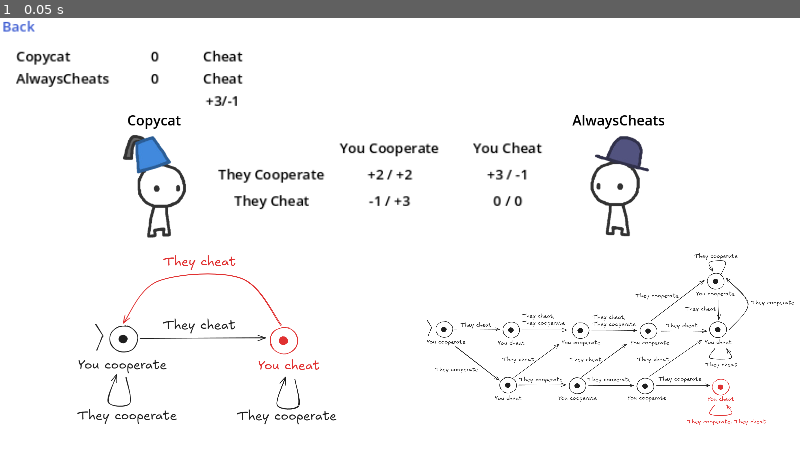
Above: before the commit, frame 1.
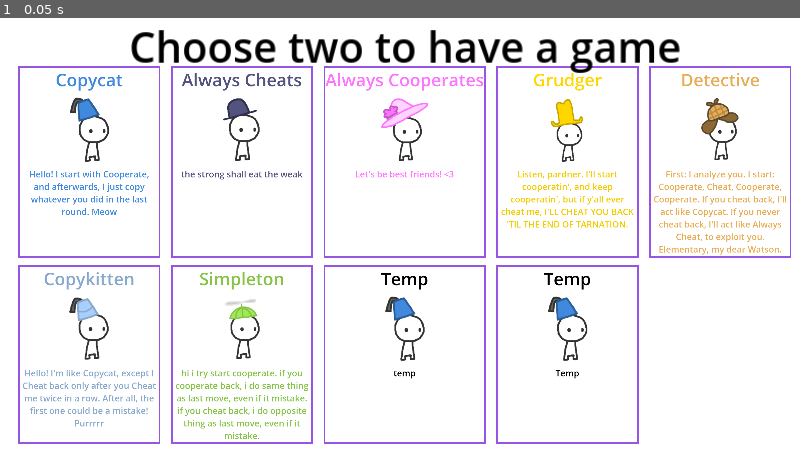
Above: after the commit, the same moment.

Repository: Requiem53/DFA-With-Game-Theory
Game: Godot game, scene res://Scenes/Screens/PickWhoToPlayWith.tscn
Same seed, same stepped clock (60 frames per second), same inputs: the game is played once before the commit and once after it. Before the commit the project starts from res://Scenes/Screens/1v1Screen.tscn.
Inputs:
- Up to frame 1 (0.05 s): no input

The runs differ from the first frame. In frame 1, 15% of the frame differs, in the area x 0-100%, y 0-99%.

Commit message:
committing before restart

Diff:
--- a/Scenes/Screens/1v1Screen.tscn
+++ b/Scenes/Screens/1v1Screen.tscn
@@ -5,7 +5,7 @@
 [ext_resource type="Texture2D" uid="uid://bdsa687fdsudc" path="res://Assets/Characters/Simpleton_CHCH.png" id="2_vhmvq"]
 [ext_resource type="Texture2D" uid="uid://dg2yw3p5fhn8j" path="res://Assets/Characters/Detective_CH7-CP7CH7.png" id="3_86be2"]
 
-[node name="1v1Screen" type="Node2D" node_paths=PackedStringArray("player1LeaderboardLabel", "player2LeaderboardLabel", "player1ScoreLabel", "player2ScoreLabel", "player1GameName", "player2GameName", "player1Sprite", "player2Sprite", "player1DFA", "player2DFA")]
+[node name="1v1Screen" type="Node2D" node_paths=PackedStringArray("player1LeaderboardLabel", "player2LeaderboardLabel", "player1ScoreLabel", "player2ScoreLabel", "player1GameName", "player2GameName", "player1Sprite", "player2Sprite")]
 script = ExtResource("1_23svv")
 player1Name = "Copycat"
 player2Name = "AlwaysCheats"
@@ -17,8 +17,6 @@
 player2GameName = NodePath("MiddleScreen/VBoxContainer2/Player2Name")
 player1Sprite = NodePath("MiddleScreen/VBoxContainer/Player1Sprite")
 player2Sprite = NodePath("MiddleScreen/VBoxContainer2/Player2Sprite")
-player1DFA = NodePath("")
-player2DFA = NodePath("")
 
 [node name="Header" type="Node2D" parent="."]
 position = Vector2(23, 28)
--- a/Scenes/Screens/PickWhoToPlayWith.tscn
+++ b/Scenes/Screens/PickWhoToPlayWith.tscn
@@ -1,14 +1,15 @@
-[gd_scene load_steps=10 format=3 uid="uid://4dxdjsmqos28"]
+[gd_scene load_steps=11 format=3 uid="uid://4dxdjsmqos28"]
 
 [ext_resource type="Script" path="res://Scripts/TransitionTo1v1.gd" id="1_8njxw"]
 [ext_resource type="Texture2D" uid="uid://d0sx5h7kiphqa" path="res://Assets/Characters/Copycat.png" id="2_7ev3u"]
+[ext_resource type="StyleBox" uid="uid://m14twcfttmev" path="res://Scenes/Screens/SelectedBorder.tres" id="2_ihrds"]
 [ext_resource type="Texture2D" uid="uid://cjokkvowvfpol" path="res://Assets/Characters/AlwaysCheats.png" id="3_31wtj"]
+[ext_resource type="Script" path="res://Scripts/PanelStyleTest.gd" id="3_uenrv"]
 [ext_resource type="Texture2D" uid="uid://d3mxciul6ul2b" path="res://Assets/Characters/AlwaysCooperates.png" id="4_jn5b5"]
 [ext_resource type="Texture2D" uid="uid://bh2ho5e413i3y" path="res://Assets/Characters/Grudger.png" id="5_0emss"]
 [ext_resource type="Texture2D" uid="uid://bmjaxg814s3cu" path="res://Assets/Characters/Detective.png" id="6_uegpk"]
 [ext_resource type="Texture2D" uid="uid://dl6m67k7ju4sp" path="res://Assets/Characters/Copykitten.png" id="7_milus"]
 [ext_resource type="Texture2D" uid="uid://ce4jl46foyu66" path="res://Assets/Characters/Simpleton.png" id="8_grxef"]
-[ext_resource type="Texture2D" uid="uid://ih16w35l0w7x" path="res://Assets/Characters/Random.png" id="9_wp2j1"]
 
 [node name="PickWhoToPlayWith" type="Node2D"]
 
@@ -18,6 +19,7 @@
 offset_left = 50.0
 offset_right = 90.0
 offset_bottom = 40.0
+mouse_filter = 2
 
 [node name="GridContainer" type="GridContainer" parent="Control"]
 layout_mode = 1
@@ -30,17 +32,25 @@
 offset_bottom = 2200.0
 grow_vertical = 2
 scale = Vector2(0.25, 0.25)
-theme_override_constants/h_separation = 80
+mouse_filter = 2
+theme_override_constants/h_separation = 60
 theme_override_constants/v_separation = 40
 columns = 5
 script = ExtResource("1_8njxw")
 
-[node name="Copycat" type="VBoxContainer" parent="Control/GridContainer"]
-layout_mode = 2
-mouse_filter = 0
-theme_override_constants/separation = 20
-
-[node name="Title" type="Label" parent="Control/GridContainer/Copycat"]
+[node name="PanelContainer" type="PanelContainer" parent="Control/GridContainer"]
+layout_mode = 2
+mouse_filter = 2
+mouse_default_cursor_shape = 4
+theme_override_styles/panel = ExtResource("2_ihrds")
+script = ExtResource("3_uenrv")
+
+[node name="Copycat" type="VBoxContainer" parent="Control/GridContainer/PanelContainer"]
+layout_mode = 2
+mouse_default_cursor_shape = 1
+theme_override_constants/separation = 20
+
+[node name="Title" type="Label" parent="Control/GridContainer/PanelContainer/Copycat"]
 layout_mode = 2
 size_flags_horizontal = 4
 theme_override_colors/font_color = Color(0.25098, 0.537255, 0.866667, 1)
@@ -48,12 +58,12 @@
 text = "Copycat
 "
 
-[node name="Picture" type="TextureRect" parent="Control/GridContainer/Copycat"]
+[node name="Picture" type="TextureRect" parent="Control/GridContainer/PanelContainer/Copycat"]
 layout_mode = 2
 texture = ExtResource("2_7ev3u")
 stretch_mode = 3
 
-[node name="Description" type="Label" parent="Control/GridContainer/Copycat"]
+[node name="Description" type="Label" parent="Control/GridContainer/PanelContainer/Copycat"]
 custom_minimum_size = Vector2(800, 200)
 layout_mode = 2
 size_flags_horizontal = 4
@@ -65,24 +75,28 @@
 autowrap_mode = 3
 metadata/_edit_group_ = true
 
-[node name="AlwaysCheat" type="VBoxContainer" parent="Control/GridContainer"]
-layout_mode = 2
-mouse_filter = 0
-theme_override_constants/separation = 20
-
-[node name="Title" type="Label" parent="Control/GridContainer/AlwaysCheat"]
+[node name="PanelContainer2" type="PanelContainer" parent="Control/GridContainer"]
+layout_mode = 2
+mouse_filter = 2
+theme_override_styles/panel = ExtResource("2_ihrds")
+
+[node name="AlwaysCheat" type="VBoxContainer" parent="Control/GridContainer/PanelContainer2"]
+layout_mode = 2
+theme_override_constants/separation = 20
+
+[node name="Title" type="Label" parent="Control/GridContainer/PanelContainer2/AlwaysCheat"]
 layout_mode = 2
 size_flags_horizontal = 4
 theme_override_colors/font_color = Color(0.321569, 0.32549, 0.498039, 1)
 theme_override_font_sizes/font_size = 100
 text = "Always Cheats"
 
-[node name="Picture" type="TextureRect" parent="Control/GridContainer/AlwaysCheat"]
+[node name="Picture" type="TextureRect" parent="Control/GridContainer/PanelContainer2/AlwaysCheat"]
 layout_mode = 2
 texture = ExtResource("3_31wtj")
 stretch_mode = 3
 
-[node name="Description" type="Label" parent="Control/GridContainer/AlwaysCheat"]
+[node name="Description" type="Label" parent="Control/GridContainer/PanelContainer2/AlwaysCheat"]
 custom_minimum_size = Vector2(800, 200)
 layout_mode = 2
 size_flags_horizontal = 4
@@ -95,24 +109,28 @@
 autowrap_mode = 3
 metadata/_edit_group_ = true
 
-[node name="AlwaysCooperate" type="VBoxContainer" parent="Control/GridContainer"]
-layout_mode = 2
-mouse_filter = 0
-theme_override_constants/separation = 20
-
-[node name="Title" type="Label" parent="Control/GridContainer/AlwaysCooperate"]
+[node name="PanelContainer3" type="PanelContainer" parent="Control/GridContainer"]
+layout_mode = 2
+mouse_filter = 2
+theme_override_styles/panel = ExtResource("2_ihrds")
+
+[node name="AlwaysCooperate" type="VBoxContainer" parent="Control/GridContainer/PanelContainer3"]
+layout_mode = 2
+theme_override_constants/separation = 20
+
+[node name="Title" type="Label" parent="Control/GridContainer/PanelContainer3/AlwaysCooperate"]
 layout_mode = 2
 size_flags_horizontal = 4
 theme_override_colors/font_color = Color(1, 0.458824, 1, 1)
 theme_override_font_sizes/font_size = 100
 text = "Always Cooperates"
 
-[node name="Picture" type="TextureRect" parent="Control/GridContainer/AlwaysCooperate"]
+[node name="Picture" type="TextureRect" parent="Control/GridContainer/PanelContainer3/AlwaysCooperate"]
 layout_mode = 2
 texture = ExtResource("4_jn5b5")
 stretch_mode = 3
 
-[node name="Description" type="Label" parent="Control/GridContainer/AlwaysCooperate"]
+[node name="Description" type="Label" parent="Control/GridContainer/PanelContainer3/AlwaysCooperate"]
 custom_minimum_size = Vector2(800, 200)
 layout_mode = 2
 size_flags_horizontal = 4
@@ -123,24 +141,28 @@
 autowrap_mode = 3
 metadata/_edit_group_ = true
 
-[node name="Grudger" type="VBoxContainer" parent="Control/GridContainer"]
-layout_mode = 2
-mouse_filter = 0
-theme_override_constants/separation = 20
-
-[node name="Title" type="Label" parent="Control/GridContainer/Grudger"]
+[node name="PanelContainer4" type="PanelContainer" parent="Control/GridContainer"]
+layout_mode = 2
+mouse_filter = 2
+theme_override_styles/panel = ExtResource("2_ihrds")
+
+[node name="Grudger" type="VBoxContainer" parent="Control/GridContainer/PanelContainer4"]
+layout_mode = 2
+theme_override_constants/separation = 20
+
+[node name="Title" type="Label" parent="Control/GridContainer/PanelContainer4/Grudger"]
 layout_mode = 2
 size_flags_horizontal = 4
 theme_override_colors/font_color = Color(1, 0.839216, 0, 1)
 theme_override_font_sizes/font_size = 100
 text = "Grudger"
 
-[node name="Picture" type="TextureRect" parent="Control/GridContainer/Grudger"]
+[node name="Picture" type="TextureRect" parent="Control/GridContainer/PanelContainer4/Grudger"]
 layout_mode = 2
 texture = ExtResource("5_0emss")
 stretch_mode = 3
 
-[node name="Description" type="Label" parent="Control/GridContainer/Grudger"]
+[node name="Description" type="Label" parent="Control/GridContainer/PanelContainer4/Grudger"]
 custom_minimum_size = Vector2(800, 200)
 layout_mode = 2
 size_flags_horizontal = 4
@@ -151,24 +173,28 @@
 autowrap_mode = 3
 metadata/_edit_group_ = true
 
-[node name="Detective" type="VBoxContainer" parent="Control/GridContainer"]
-layout_mode = 2
-mouse_filter = 0
-theme_override_constants/separation = 20
-
-[node name="Title" type="Label" parent="Control/GridContainer/Detective"]
+[node name="PanelContainer5" type="PanelContainer" parent="Control/GridContainer"]
+layout_mode = 2
+mouse_filter = 2
+theme_override_styles/panel = ExtResource("2_ihrds")
+
+[node name="Detective" type="VBoxContainer" parent="Control/GridContainer/PanelContainer5"]
+layout_mode = 2
+theme_override_constants/separation = 20
+
+[node name="Title" type="Label" parent="Control/GridContainer/PanelContainer5/Detective"]
 layout_mode = 2
 size_flags_horizontal = 4
 theme_override_colors/font_color = Color(0.909804, 0.682353, 0.341176, 1)
 theme_override_font_sizes/font_size = 100
 text = "Detective"
 
-[node name="Picture" type="TextureRect" parent="Control/GridContainer/Detective"]
+[node name="Picture" type="TextureRect" parent="Control/GridContainer/PanelContainer5/Detective"]
 layout_mode = 2
 texture = ExtResource("6_uegpk")
 stretch_mode = 3
 
-[node name="Description" type="Label" parent="Control/GridContainer/Detective"]
+[node name="Description" type="Label" parent="Control/GridContainer/PanelContainer5/Detective"]
 custom_minimum_size = Vector2(800, 200)
 layout_mode = 2
 size_flags_horizontal = 4
@@ -179,12 +205,16 @@
 autowrap_mode = 3
 metadata/_edit_group_ = true
 
-[node name="Copykitten" type="VBoxContainer" parent="Control/GridContainer"]
-layout_mode = 2
-mouse_filter = 0
-theme_override_constants/separation = 20
-
-[node name="Title" type="Label" parent="Control/GridContainer/Copykitten"]
+[node name="PanelContainer6" type="PanelContainer" parent="Control/GridContainer"]
+layout_mode = 2
+mouse_filter = 2
+theme_override_styles/panel = ExtResource("2_ihrds")
+
+[node name="Copykitten" type="VBoxContainer" parent="Control/GridContainer/PanelContainer6"]
+layout_mode = 2
+theme_override_constants/separation = 20
+
+[node name="Title" type="Label" parent="Control/GridContainer/PanelContainer6/Copykitten"]
 layout_mode = 2
 size_flags_horizontal = 4
 theme_override_colors/font_color = Color(0.533333, 0.658824, 0.807843, 1)
@@ -192,12 +222,12 @@
 text = "Copykitten
 "
 
-[node name="Picture" type="TextureRect" parent="Control/GridContainer/Copykitten"]
+[node name="Picture" type="TextureRect" parent="Control/GridContainer/PanelContainer6/Copykitten"]
 layout_mode = 2
 texture = ExtResource("7_milus")
 stretch_mode = 3
 
-[node name="Description" type="Label" parent="Control/GridContainer/Copykitten"]
+[node name="Description" type="Label" parent="Control/GridContainer/PanelContainer6/Copykitten"]
 custom_minimum_size = Vector2(800, 200)
 layout_mode = 2
 size_flags_horizontal = 4
@@ -208,24 +238,28 @@
 autowrap_mode = 3
 metadata/_edit_group_ = true
 
-[node name="Simpleton" type="VBoxContainer" parent="Control/GridContainer"]
-layout_mode = 2
-mouse_filter = 0
-theme_override_constants/separation = 20
-
-[node name="Title" type="Label" parent="Control/GridContainer/Simpleton"]
+[node name="PanelContainer7" type="PanelContainer" parent="Control/GridContainer"]
+layout_mode = 2
+mouse_filter = 2
+theme_override_styles/panel = ExtResource("2_ihrds")
+
+[node name="Simpleton" type="VBoxContainer" parent="Control/GridContainer/PanelContainer7"]
+layout_mode = 2
+theme_override_constants/separation = 20
+
+[node name="Title" type="Label" parent="Control/GridContainer/PanelContainer7/Simpleton"]
 layout_mode = 2
 size_flags_horizontal = 4
 theme_override_colors/font_color = Color(0.52549, 0.768627, 0.282353, 1)
 theme_override_font_sizes/font_size = 100
 text = "Simpleton"
 
-[node name="Picture" type="TextureRect" parent="Control/GridContainer/Simpleton"]
+[node name="Picture" type="TextureRect" parent="Control/GridContainer/PanelContainer7/Simpleton"]
 layout_mode = 2
 texture = ExtResource("8_grxef")
 stretch_mode = 3
 
-[node name="Description" type="Label" parent="Control/GridContainer/Simpleton"]
+[node name="Description" type="Label" parent="Control/GridContainer/PanelContainer7/Simpleton"]
 custom_minimum_size = Vector2(800, 200)
 layout_mode = 2
 size_flags_horizontal = 4
@@ -236,54 +270,28 @@
 autowrap_mode = 3
 metadata/_edit_group_ = true
 
-[node name="Random" type="VBoxContainer" parent="Control/GridContainer"]
-layout_mode = 2
-mouse_filter = 0
-theme_override_constants/separation = 20
-
-[node name="Title" type="Label" parent="Control/GridContainer/Random"]
-layout_mode = 2
-size_flags_horizontal = 4
-theme_override_colors/font_color = Color(1, 0.368627, 0.368627, 1)
-theme_override_font_sizes/font_size = 100
-text = "Random"
-
-[node name="Picture" type="TextureRect" parent="Control/GridContainer/Random"]
-layout_mode = 2
-texture = ExtResource("9_wp2j1")
-stretch_mode = 3
-
-[node name="Description" type="Label" parent="Control/GridContainer/Random"]
-custom_minimum_size = Vector2(800, 200)
-layout_mode = 2
-size_flags_horizontal = 4
-theme_override_colors/font_color = Color(1, 0.368627, 0.368627, 1)
-theme_override_font_sizes/font_size = 50
-text = "Monkey robot! Ninja pizza tacos! lol i'm so random
-(Just plays Cheat or Cooperate randomly with a 50/50 chance)
-"
-horizontal_alignment = 1
-autowrap_mode = 3
-metadata/_edit_group_ = true
-
-[node name="Copycat9" type="VBoxContainer" parent="Control/GridContainer"]
-layout_mode = 2
-mouse_filter = 0
-theme_override_constants/separation = 20
-
-[node name="Title" type="Label" parent="Control/GridContainer/Copycat9"]
+[node name="PanelContainer8" type="PanelContainer" parent="Control/GridContainer"]
+layout_mode = 2
+mouse_filter = 2
+theme_override_styles/panel = ExtResource("2_ihrds")
+
+[node name="Copycat9" type="VBoxContainer" parent="Control/GridContainer/PanelContainer8"]
+layout_mode = 2
+theme_override_constants/separation = 20
+
+[node name="Title" type="Label" parent="Control/GridContainer/PanelContainer8/Copycat9"]
 layout_mode = 2
 size_flags_horizontal = 4
 theme_override_colors/font_color = Color(0, 0, 0, 1)
 theme_override_font_sizes/font_size = 100
 text = "Temp"
 
-[node name="Picture" type="TextureRect" parent="Control/GridContainer/Copycat9"]
+[node name="Picture" type="TextureRect" parent="Control/GridContainer/PanelContainer8/Copycat9"]
 layout_mode = 2
 texture = ExtResource("2_7ev3u")
 stretch_mode = 3
 
-[node name="Description" type="Label" parent="Control/GridContainer/Copycat9"]
+[node name="Description" type="Label" parent="Control/GridContainer/PanelContainer8/Copycat9"]
 custom_minimum_size = Vector2(800, 200)
 layout_mode = 2
 size_flags_horizontal = 4
@@ -294,24 +302,28 @@
 autowrap_mode = 3
 metadata/_edit_group_ = true
 
-[node name="Copycat10" type="VBoxContainer" parent="Control/GridContainer"]
-layout_mode = 2
-mouse_filter = 0
-theme_override_constants/separation = 20
-
-[node name="Title" type="Label" parent="Control/GridContainer/Copycat10"]
+[node name="PanelContainer9" type="PanelContainer" parent="Control/GridContainer"]
+layout_mode = 2
+mouse_filter = 2
+theme_override_styles/panel = ExtResource("2_ihrds")
+
+[node name="Copycat10" type="VBoxContainer" parent="Control/GridContainer/PanelContainer9"]
+layout_mode = 2
+theme_override_constants/separation = 20
+
+[node name="Title" type="Label" parent="Control/GridContainer/PanelContainer9/Copycat10"]
 layout_mode = 2
 size_flags_horizontal = 4
 theme_override_colors/font_color = Color(0, 0, 0, 1)
 theme_override_font_sizes/font_size = 100
 text = "Temp"
 
-[node name="Picture" type="TextureRect" parent="Control/GridContainer/Copycat10"]
+[node name="Picture" type="TextureRect" parent="Control/GridContainer/PanelContainer9/Copycat10"]
 layout_mode = 2
 texture = ExtResource("2_7ev3u")
 stretch_mode = 3
 
-[node name="Description" type="Label" parent="Control/GridContainer/Copycat10"]
+[node name="Description" type="Label" parent="Control/GridContainer/PanelContainer9/Copycat10"]
 custom_minimum_size = Vector2(800, 200)
 layout_mode = 2
 size_flags_horizontal = 4
@@ -329,6 +341,6 @@
 size_flags_horizontal = 4
 theme_override_colors/font_color = Color(0, 0, 0, 1)
 theme_override_font_sizes/font_size = 60
-text = "Choose who to interact with"
+text = "Choose two to have a game"
 horizontal_alignment = 1
 vertical_alignment = 1
--- /dev/null
+++ b/Scenes/Screens/SelectedBorder.tres
@@ -0,0 +1,9 @@
+[gd_resource type="StyleBoxFlat" format=3 uid="uid://m14twcfttmev"]
+
+[resource]
+bg_color = Color(0.6, 0.6, 0.6, 0)
+border_width_left = 10
+border_width_top = 10
+border_width_right = 10
+border_width_bottom = 10
+border_color = Color(0.588235, 0.333333, 0.890196, 1)
--- /dev/null
+++ b/Scripts/PanelStyleTest.gd
@@ -0,0 +1,5 @@
+extends PanelContainer
+
+
+func _ready():
+	print(self.name)
--- a/Scripts/TransitionTo1v1.gd
+++ b/Scripts/TransitionTo1v1.gd
@@ -2,10 +2,11 @@
 
 func _ready():
 	for child in get_children():
-		child.gui_input.connect(accessClicked.bind(child.name))
+		var chosenChara = child.get_child(0)
+		chosenChara.gui_input.connect(accessClicked.bind(chosenChara))
 
-func accessClicked(event, name):
+func accessClicked(event, node):
 	if event is InputEventMouseButton \
 	and event.button_index == MOUSE_BUTTON_LEFT \
 	and event.pressed:
-		print(name)
+		print(node.name)
--- a/project.godot
+++ b/project.godot
@@ -11,7 +11,7 @@
 [application]
 
 config/name="Game Theory with DFA"
-run/main_scene="res://Scenes/Screens/1v1Screen.tscn"
+run/main_scene="res://Scenes/Screens/PickWhoToPlayWith.tscn"
 config/features=PackedStringArray("4.2", "GL Compatibility")
 config/icon="res://icon.svg"
 
